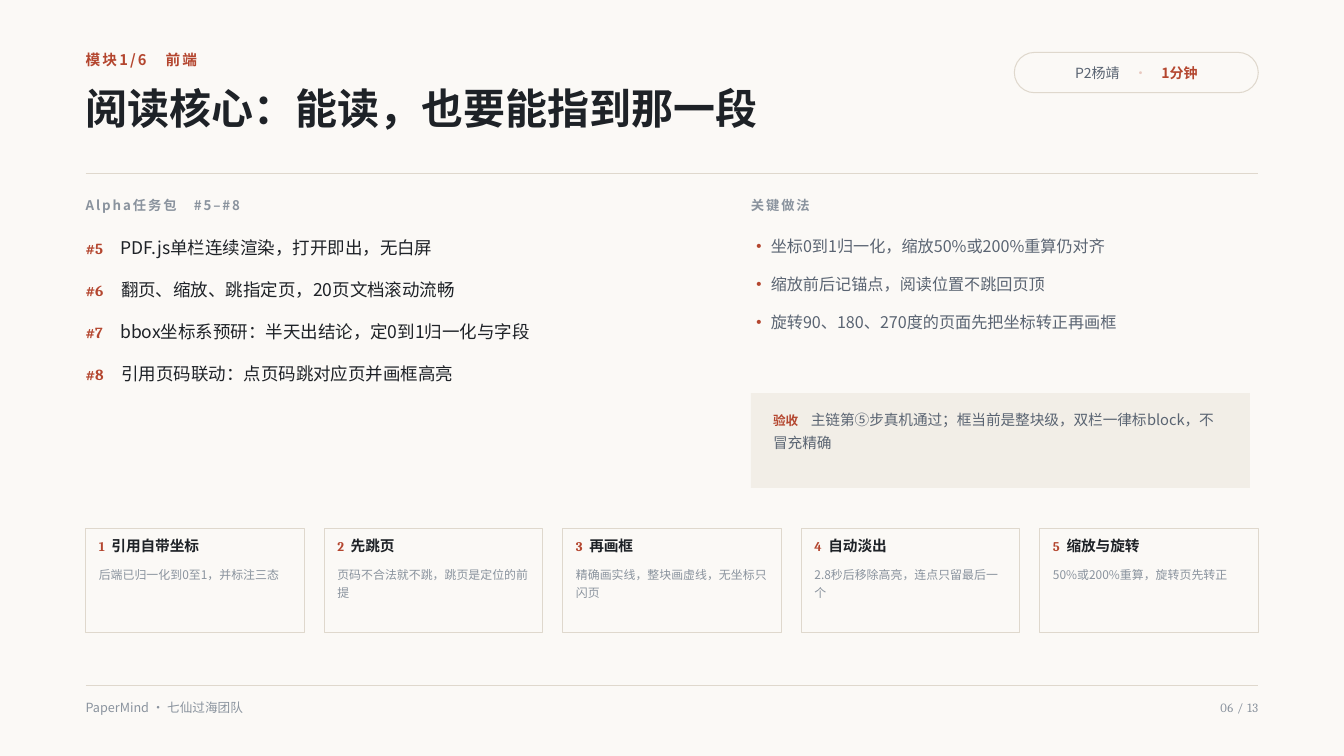
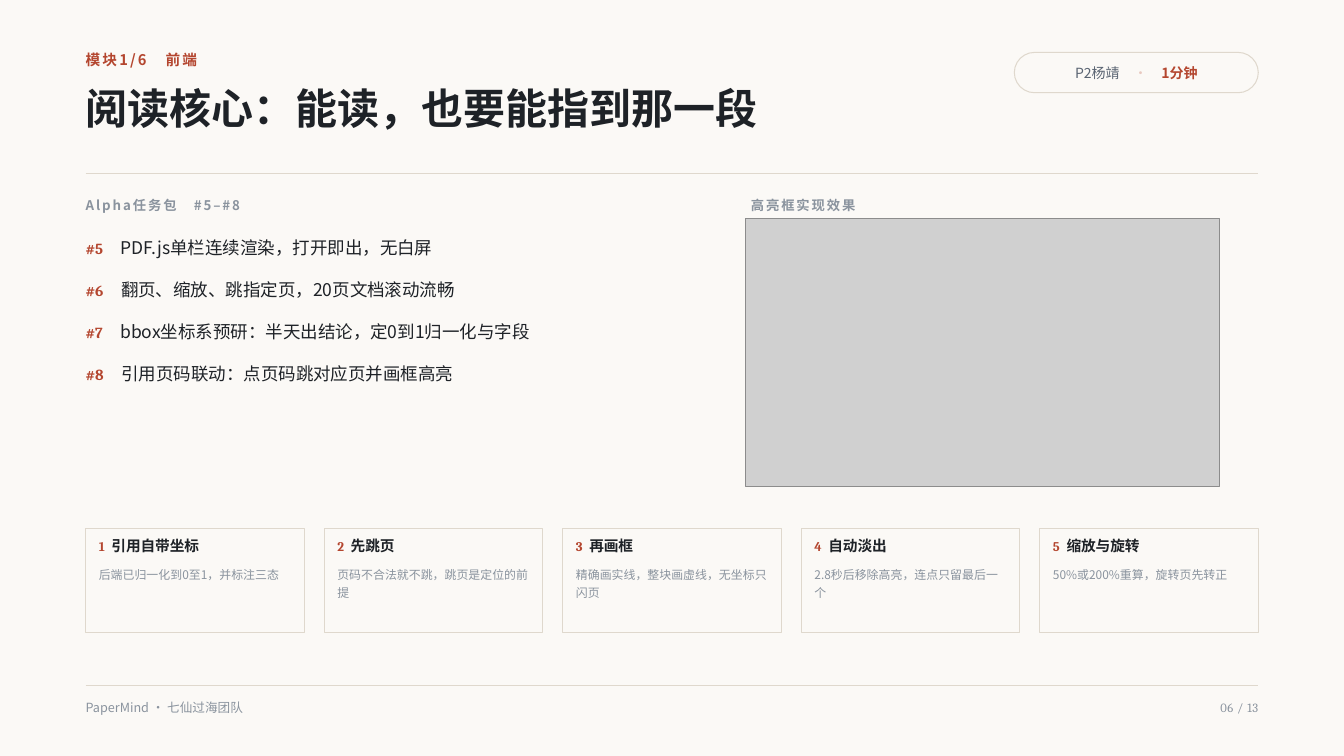
Before and after one commit to lin612320/TeamProject-PaperReadingHelper, a slide deck: slide 6 of docs/汇报/PaperMind项目汇报.pptx. Drawn at 1344x756 pixels with LibreOffice and Linux fonts; fonts in the diff are those of the drawing; grey boxes stand for pictures. Boxes give left, top, right and bottom in pixels: in the first picture for what was removed or moved away, otherwise in the second. Text is boxed around its words. In the diff, an @@ line names an element or a change of style, - is before the commit and + after.

Commit message:
docs(ppt): 前端P2部分 PPT 更新

```diff
--- a/docs/汇报/PaperMind项目汇报.pptx
+++ b/docs/汇报/PaperMind项目汇报.pptx
@@ text at (751, 199, 855, 211): text changed @@
-关键做法
+高亮框实现效果
@@ picture added at (746, 218, 1220, 486) @@
@@ text removed at (771, 238, 1117, 330) @@
-· 坐标0到1归一化，缩放50%或200%重算仍对齐
-· 缩放前后记锚点，阅读位置不跳回页顶
-· 旋转90、180、270度的页面先把坐标转正再画框
@@ rectangle removed at (751, 393, 1250, 488) @@
@@ text removed at (773, 412, 1214, 449) @@
-验收 主链第⑤步真机通过；框当前是整块级，双栏一律标block，不冒充精确
```
